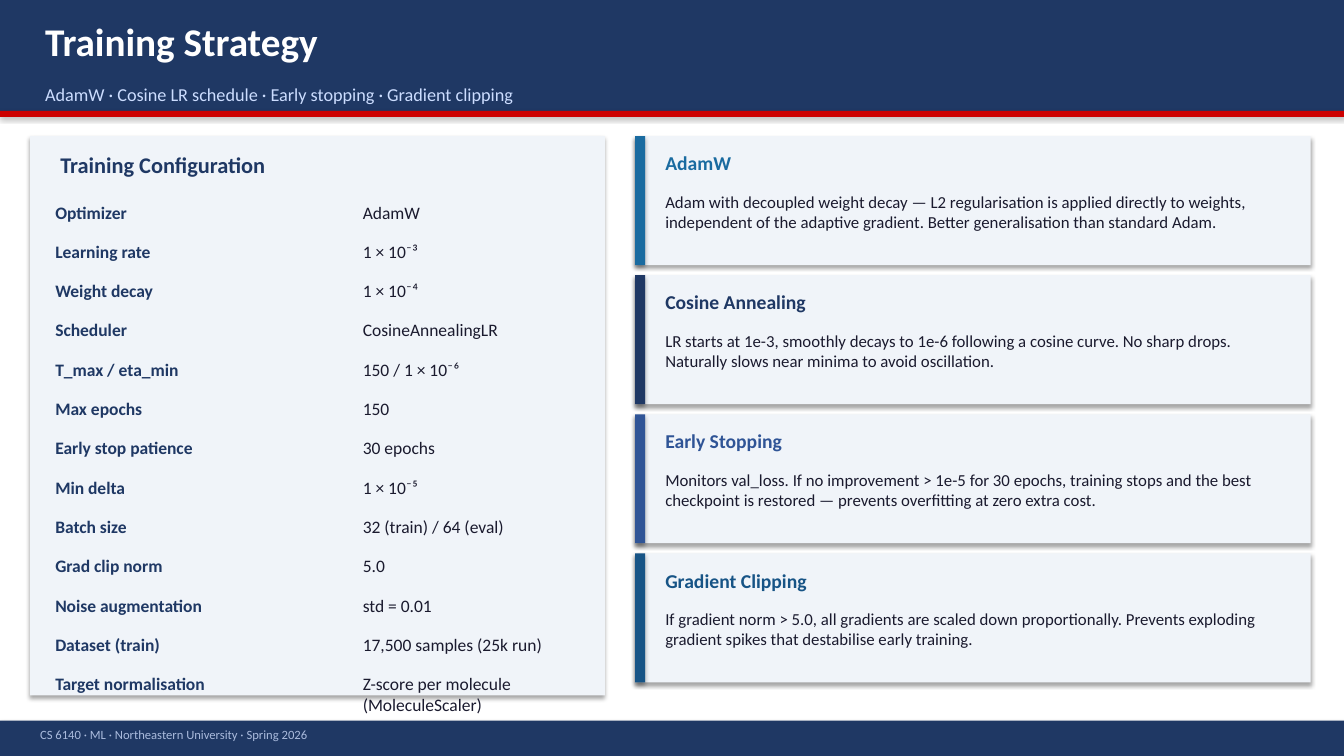
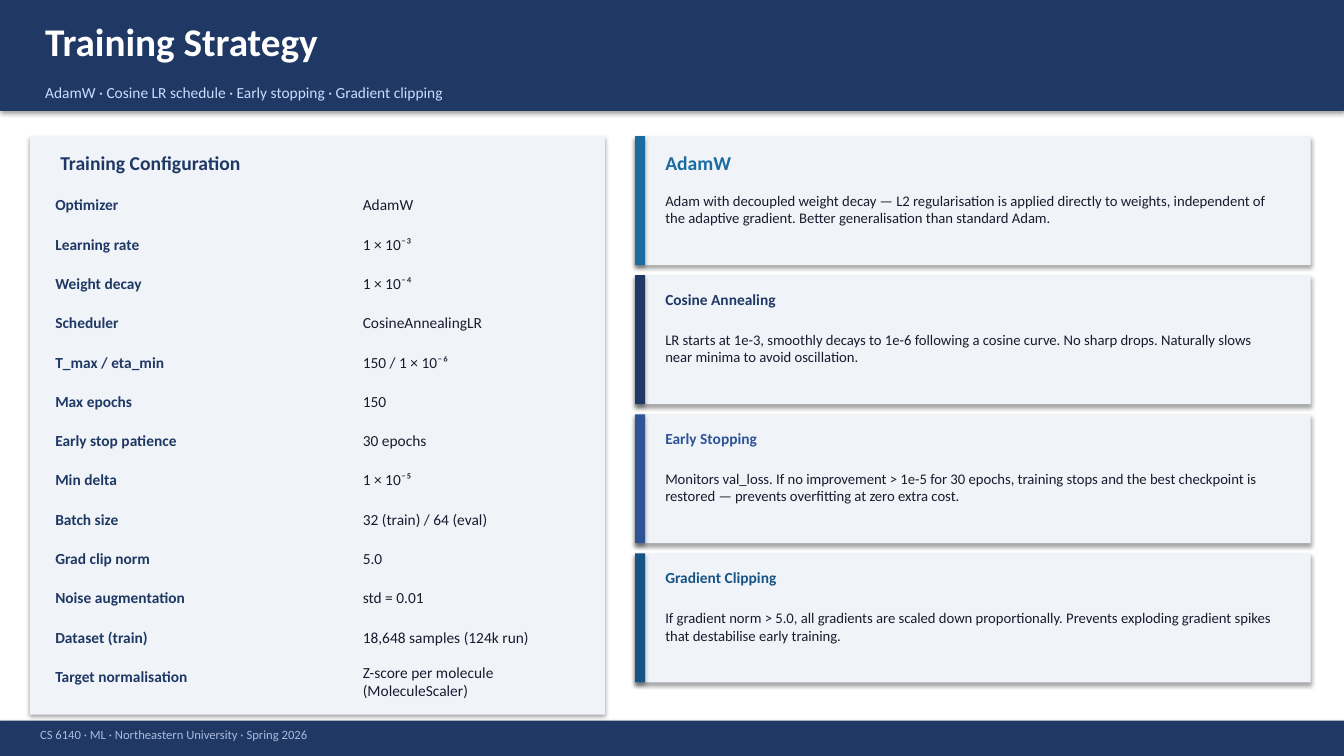
Before and after one commit to bshind87/inara-atmospheric-composition, a slide deck: slide 11 of docs/INARA_Presentation.pptx (slide 10 before the commit). Drawn at 1344x756 pixels with LibreOffice and Linux fonts; fonts in the diff are those of the drawing. Boxes give left, top, right and bottom in pixels: in the first picture for what was removed or moved away, otherwise in the second. Text is boxed around its words. In the diff, an @@ line names an element or a change of style, - is before the commit and + after.

```diff
--- a/docs/INARA_Presentation.pptx
+++ b/docs/INARA_Presentation.pptx
@@ text "AdamW · Cosine LR schedule ..." at <box>45,87,443,101</box>: size 13 to 11 pt @@
@@ rectangle removed at <box>0,111,1344,117</box> @@
@@ rectangle: place and size @@
-rectangle at <box>30,136,605,696</box>
+rectangle at <box>30,136,605,715</box>
@@ text "Training Configuration" at <box>60,156,241,174</box>: size 16 to 14 pt @@
@@ text "30 epochs": place and size @@
-text "30 epochs" at <box>363,442,435,457</box>
+text "30 epochs" at <box>363,435,427,449</box>
@@ size 12 to 10.5 pt in 4 elements at <box>665,195,1265,226</box>, <box>665,334,1251,362</box>, <box>665,612,1271,644</box>, <box>665,473,1256,504</box> @@
@@ size 14 to 11 pt in 3 elements at <box>665,294,775,308</box>, <box>665,433,757,447</box>, <box>665,572,777,586</box> @@
@@ size 12.5 to 11 pt in 25 elements at <box>363,667,494,698</box>, <box>55,199,118,213</box>, <box>55,239,140,253</box>, <box>55,278,142,292</box>, <box>55,317,118,328</box>, <box>55,357,164,370</box>, <box>55,396,132,410</box>, <box>55,435,176,449</box>, <box>55,474,117,485</box>, <box>55,514,119,525</box>, <box>55,553,150,567</box>, <box>55,592,185,606</box>, <box>55,631,148,645</box>, <box>55,671,187,685</box>, <box>363,199,413,210</box>, <box>363,238,411,250</box>, <box>363,277,412,289</box>, <box>363,317,482,331</box>, <box>363,356,449,368</box>, <box>363,397,386,407</box>, <box>363,435,427,449</box>, <box>363,473,411,485</box>, <box>363,514,488,527</box>, <box>363,554,382,564</box>, <box>363,592,423,603</box> @@
@@ text "Z-score per molecule (MoleculeScaler)": place and size @@
-text "Z-score per molecule (MoleculeScaler)" at <box>363,678,511,713</box>
+text "Z-score per molecule (MoleculeScaler)" at <box>363,667,494,698</box>
@@ text at <box>363,632,528,646</box>: text changed; size 12.5 to 11 pt @@
-17,500 samples (25k run)
+18,648 samples (124k run)
```
Also in this commit, not shown: 13 other slides changed, 5 slides added, 4 slides removed, 2 other files.
